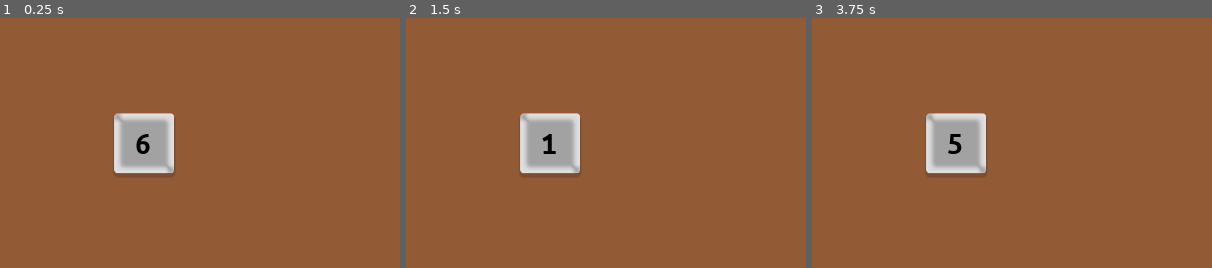
Above: before the commit, frames 1-3 (left to right).
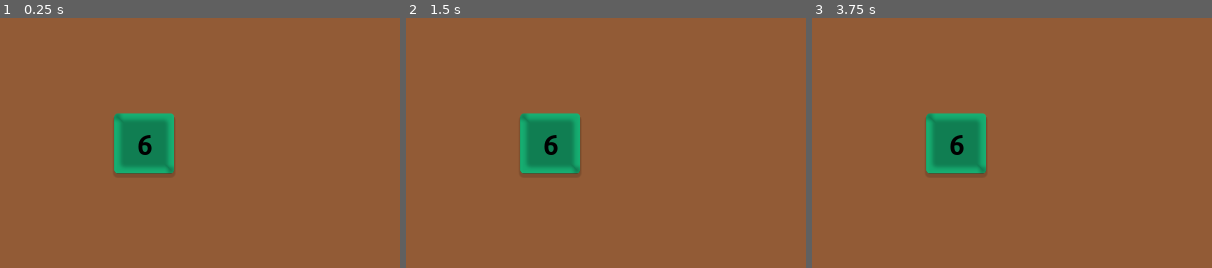
Above: after the commit, the same moments.

Repository: matzebond/DiceRepair
Game: Godot game, scene res://scenes/screens/GameScene.tscn
Two runs of this game, one before a commit and one after it. Both use one fixed random seed, a clock stepped at 60 frames per second and the inputs below.
Inputs (mouse positions are % of the whole screen's width and height, from its top left):
- Up to frame 1 (0.25 s): no input
- Up to frame 2 (1.5 s): tap Enter at 0.5 s; move the mouse to (72, 45) at 0.52 s; click (72, 45) at 0.67 s; tap Space at 1.25 s; drag from (30, 55) to (45, 70) at 1.27 s
- Up to frame 3 (3.75 s): tap Enter at 2, 3.5 s; move the mouse to (60, 28) at 2.02 s; click (60, 28) at 2.17 s; tap Space at 2.75 s; drag from (45, 70) to (20, 35) at 2.77 s; move the mouse to (80, 65) at 3.52 s; click (80, 65) at 3.67 s
The pictures show only the part of the screen within x 0-50%, y 1-51%; the shares and areas given below are measured in that part.

The runs differ from the first frame. In frame 1, 3.6% of the frame differs, in the area x 28-44%, y 38-63%; in frame 2, 3.6%; in frame 3, 3.6%.

Commit message:
movable die

Diff:
--- a/scenes/die/Die.gd
+++ b/scenes/die/Die.gd
@@ -7,6 +7,9 @@
 var faces = []
 
 var rng = RandomNumberGenerator.new()
+
+var mouse_inside = false
+var dragging = false
 
 # Called when the node enters the scene tree for the first time.
 func _ready():
@@ -20,7 +23,26 @@
     var num = rng.randi_range(0, len(faces) - 1)
     label.text = str(faces[num])
 
-func _input(event):
-    if event is InputEventMouseButton:
-        if event.button_index == BUTTON_LEFT and event.pressed:
-            roll()
+func _unhandled_input(event):
+    if event is InputEventMouseButton and event.button_index == BUTTON_RIGHT:
+        if dragging and !event.pressed:
+            dragging = false
+
+    elif event is InputEventMouseMotion and dragging:
+        self.position = event.position
+
+func _on_Area2D_mouse_entered():
+    mouse_inside = true
+
+
+func _on_Area2D_mouse_exited():
+    mouse_inside = false
+
+
+func _on_Area2D_input_event(viewport, event, shape_idx):
+    if event is InputEventMouseButton and event.button_index == BUTTON_LEFT and event.pressed:
+        roll()
+
+    if event is InputEventMouseButton and event.button_index == BUTTON_RIGHT:
+        if mouse_inside and !dragging and event.pressed:
+            dragging = true
--- a/scenes/die/Die.tscn
+++ b/scenes/die/Die.tscn
@@ -1,22 +1,24 @@
-[gd_scene load_steps=4 format=2]
+[gd_scene load_steps=5 format=2]
 
 [ext_resource path="res://scenes/die/Die.gd" type="Script" id=1]
 [ext_resource path="res://assets/img/dice/dice_quad.png" type="Texture" id=2]
 [ext_resource path="res://scenes/die/DieFont.tres" type="DynamicFont" id=3]
 
+[sub_resource type="RectangleShape2D" id=1]
+extents = Vector2( 48.0739, 48.0923 )
+
 [node name="Die" type="Sprite"]
+modulate = Color( 0.0980392, 0.776471, 0.505882, 1 )
 texture = ExtResource( 2 )
 script = ExtResource( 1 )
 
 [node name="Label" type="Label" parent="."]
-anchor_left = -0.0589455
-anchor_top = -0.0864534
-anchor_right = 1.03034
-anchor_bottom = 1.09212
-margin_left = -7.04202
-margin_top = -16.2847
-margin_right = -103.042
-margin_bottom = -95.2847
+anchor_right = 1.0
+anchor_bottom = 1.0
+margin_left = -55.0
+margin_top = -55.0
+margin_right = -55.0
+margin_bottom = -55.0
 custom_fonts/font = ExtResource( 3 )
 custom_colors/font_color = Color( 0, 0, 0, 1 )
 text = "6"
@@ -25,3 +27,11 @@
 __meta__ = {
 "_edit_use_anchors_": true
 }
+
+[node name="Area2D" type="Area2D" parent="."]
+
+[node name="CollisionShape2D" type="CollisionShape2D" parent="Area2D"]
+shape = SubResource( 1 )
+[connection signal="input_event" from="Area2D" to="." method="_on_Area2D_input_event"]
+[connection signal="mouse_entered" from="Area2D" to="." method="_on_Area2D_mouse_entered"]
+[connection signal="mouse_exited" from="Area2D" to="." method="_on_Area2D_mouse_exited"]
--- a/scenes/die/DieFont.tres
+++ b/scenes/die/DieFont.tres
@@ -1,7 +1,6 @@
 [gd_resource type="DynamicFont" load_steps=2 format=2]
 
 [ext_resource path="res://assets/fonts/UbuntuMono-B.ttf" type="DynamicFontData" id=1]
-
 
 [resource]
 size = 52
